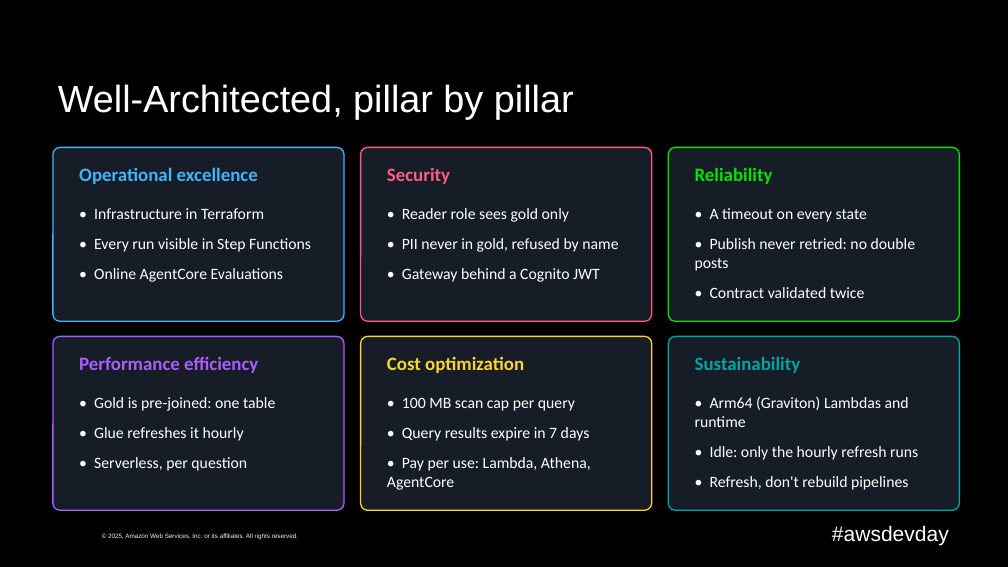
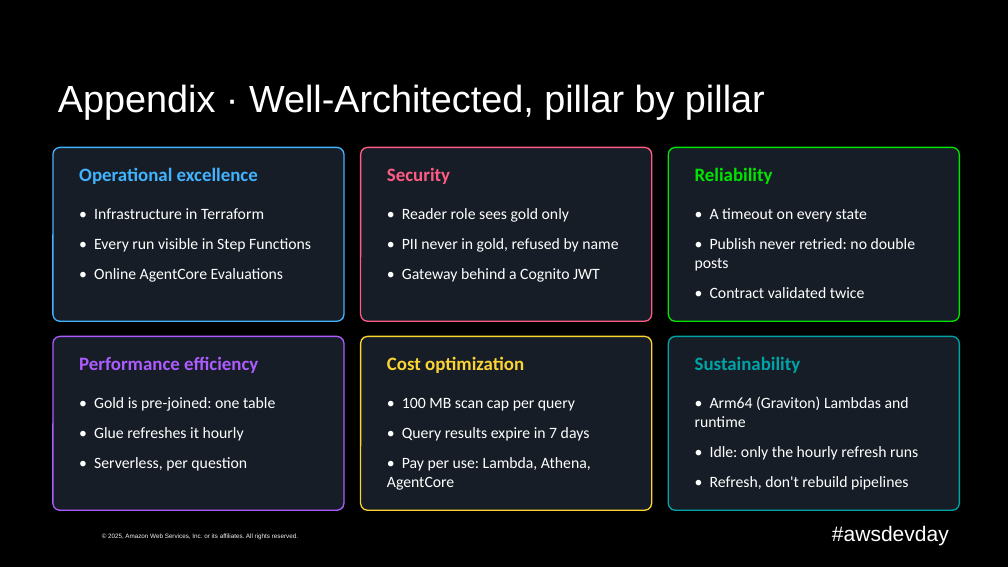
Before and after one commit to caroline-cah/lakehouse-harness, a slide deck: slide 39 of talk/harness-engineering-live.pptx (slide 27 before the commit). Drawn at 1008x567 pixels with LibreOffice and Linux fonts; fonts in the diff are those of the drawing; background and template pictures are left out. Boxes give left, top, right and bottom in pixels: in the first picture for what was removed or moved away, otherwise in the second. Text is boxed around its words. In the diff, an @@ line names an element or a change of style, - is before the commit and + after.

```diff
--- a/talk/harness-engineering-live.pptx
+++ b/talk/harness-engineering-live.pptx
@@ title at [58, 84, 765, 119]: text changed @@
-Well-Architected, pillar by pillar
+Appendix · Well-Architected, pillar by pillar
```
Also in this commit, not shown: 11 other slides changed, 17 slides added, 9 slides removed, 13 other files.
